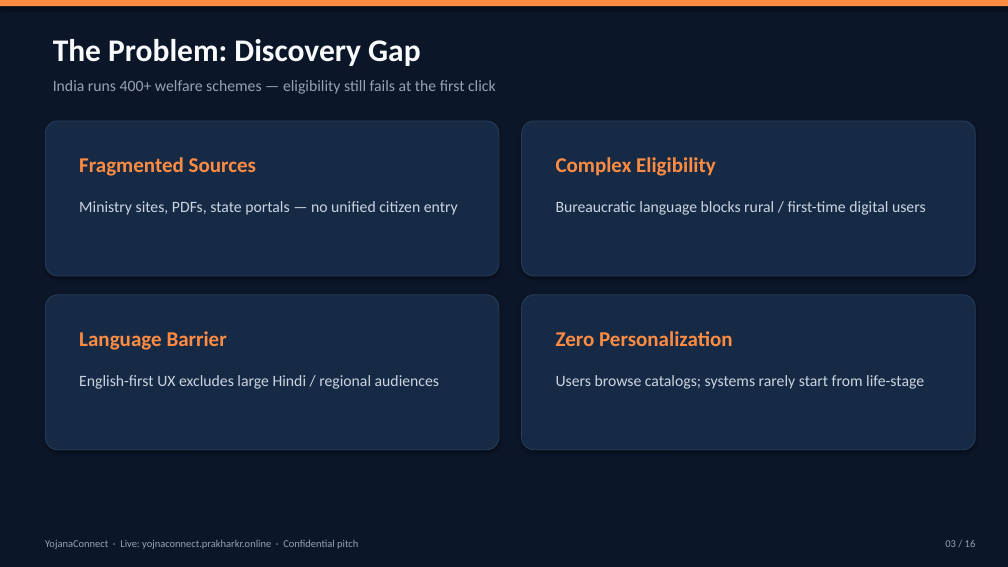
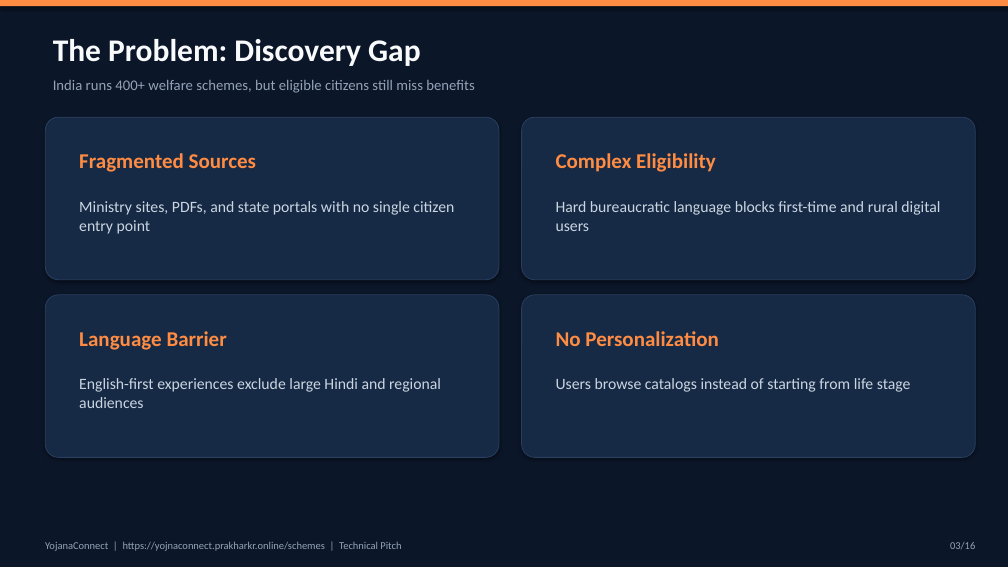
Before and after one commit to pawani-2502/YOJNA-CONNECT, a slide deck: slide 3 of pitch/YojnaConnect-TechPitch.pptx. Drawn at 1008x567 pixels with LibreOffice and Linux fonts; fonts in the diff are those of the drawing. Boxes give left, top, right and bottom in pixels: in the first picture for what was removed or moved away, otherwise in the second. Text is boxed around its words. In the diff, an @@ line names an element or a change of style, - is before the commit and + after.

```diff
--- a/pitch/YojnaConnect-TechPitch.pptx
+++ b/pitch/YojnaConnect-TechPitch.pptx
@@ text at (53, 80, 474, 93): text changed; size 15 to 14 pt @@
-India runs 400+ welfare schemes — eligibility still fails at the first click
+India runs 400+ welfare schemes, but eligible citizens still miss benefits
@@ rounded rectangle: place and size @@
-rounded rectangle at (45, 121, 499, 276)
+rounded rectangle at (45, 117, 499, 280)
@@ rounded rectangle: place and size @@
-rounded rectangle at (522, 121, 975, 276)
+rounded rectangle at (522, 117, 975, 280)
@@ text "Fragmented Sources": place and size @@
-text "Fragmented Sources" at (79, 157, 256, 176)
+text "Fragmented Sources" at (79, 153, 256, 172)
@@ text "Complex Eligibility": place and size @@
-text "Complex Eligibility" at (556, 157, 716, 176)
+text "Complex Eligibility" at (556, 153, 716, 172)
@@ text at (79, 201, 454, 234): text changed @@
-Ministry sites, PDFs, state portals — no unified citizen entry
+Ministry sites, PDFs, and state portals with no single citizen entry point
@@ text at (556, 201, 940, 231): text changed @@
-Bureaucratic language blocks rural / first-time digital users
+Hard bureaucratic language blocks first-time and rural digital users
@@ rounded rectangle: place and size @@
-rounded rectangle at (45, 295, 499, 450)
+rounded rectangle at (45, 295, 499, 457)
@@ rounded rectangle: place and size @@
-rounded rectangle at (522, 295, 975, 450)
+rounded rectangle at (522, 295, 975, 457)
@@ text at (556, 331, 719, 346): text changed @@
-Zero Personalization
+No Personalization
@@ text at (79, 378, 441, 408): text changed @@
-English-first UX excludes large Hindi / regional audiences
+English-first experiences exclude large Hindi and regional audiences
@@ text at (556, 378, 911, 392): text changed @@
-Users browse catalogs; systems rarely start from life-stage
+Users browse catalogs instead of starting from life stage
@@ text at (45, 542, 401, 551): text changed @@
-YojanaConnect · Live: yojnaconnect.prakharkr.online · Confidential pitch
+YojanaConnect | https://yojnaconnect.prakharkr.online/schemes | Technical Pitch
@@ text at (950, 542, 975, 549): spaces changed @@
-03 / 16
+03/16
```
Also in this commit, not shown: 14 other slides changed, 1 slide added, 1 slide removed, 1 other file.
